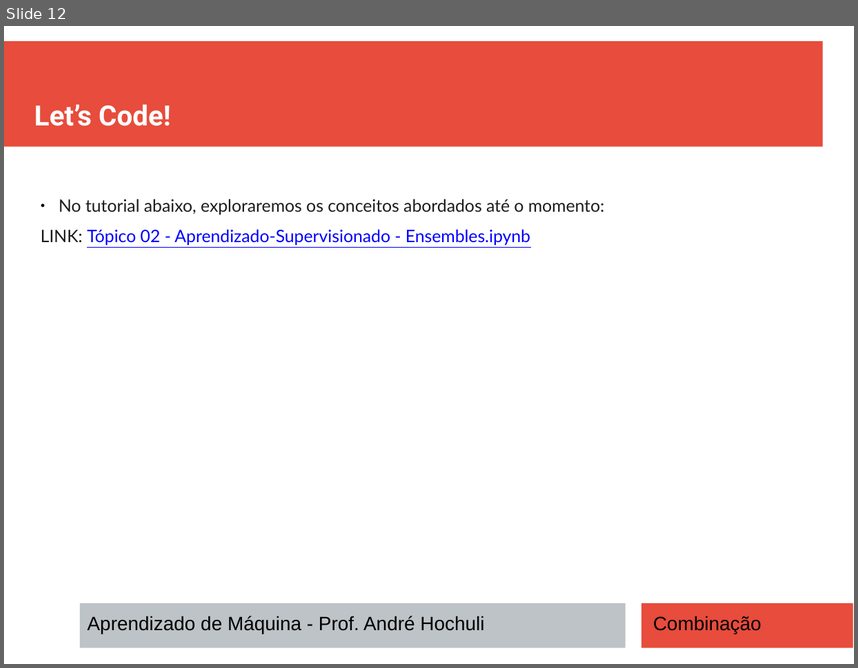
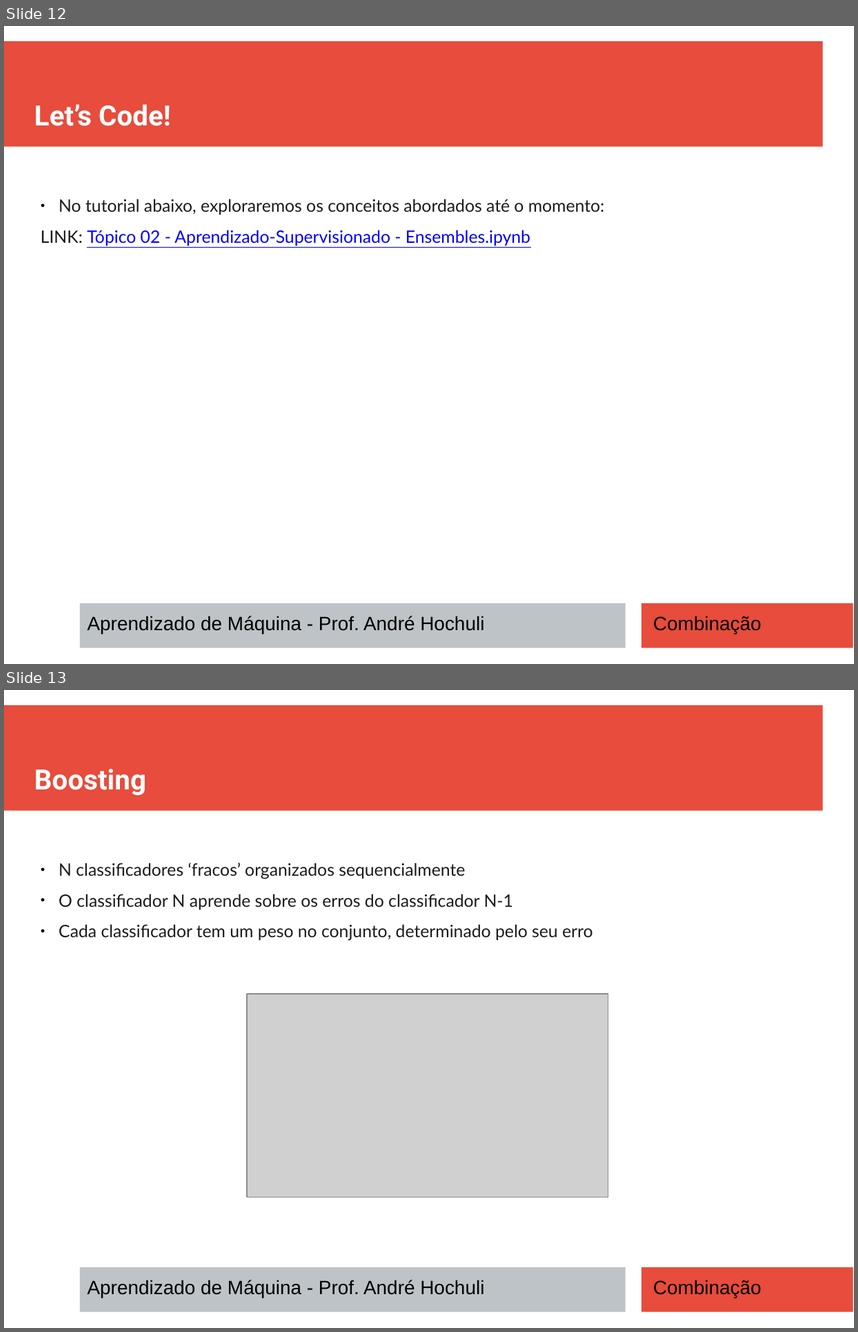
Before and after one commit to andrehochuli/teaching, a slide deck: AprendizadoMaquina/Tópico 02 - Aprendizado Supervisionado/Ensembles/Tópico 02 - Aprendizado-Supervisionado - Ensembles.pptx. Shown one above the other, each under a label of ours: slide 12 before the commit, slides 12 and 13 after it. The pictures are 858x668 and 858x1332 pixels, drawn with LibreOffice and Linux fonts; fonts in the diff are those of the drawing; grey boxes stand for pictures. Boxes give left, top, right and bottom in pixels: in the first picture for what was removed or moved away, otherwise in the second. Text is boxed around its words. In the diff, an @@ line names an element or a change of style, - is before the commit and + after.

```diff
--- a/AprendizadoMaquina/Tópico 02 - Aprendizado Supervisionado/Ensembles/Tópico 02 - Aprendizado-Supervisionado - Ensembles.pptx
+++ b/AprendizadoMaquina/Tópico 02 - Aprendizado Supervisionado/Ensembles/Tópico 02 - Aprendizado-Supervisionado - Ensembles.pptx
@@ slide 13 added at bbox=[4, 690, 854, 1328], background #FFFFFF; not listed: 3 template elements that a slide beside it also shows @@
@@ text added at bbox=[34, 769, 146, 796], 26 pt, text #FFFFFF, bold @@
+Boosting
@@ text added at bbox=[59, 862, 593, 940], 16 pt, text #1C1C1C @@
+● N classificadores ‘fracos’ organizados sequencialmente
+● O classificador N aprende sobre os erros do classificador N-1
+● Cada classificador tem um peso no conjunto, determinado pelo seu erro
@@ picture added at bbox=[247, 994, 608, 1197] @@
@@ text added at bbox=[87, 1279, 484, 1297], 18 pt, text #000000 @@
+Aprendizado de Máquina - Prof. André Hochuli
@@ text added at bbox=[653, 1279, 762, 1297], 18 pt, text #000000 @@
+Combinação
```
Also in this commit, not shown: 6 other slides added, 1 other file.
